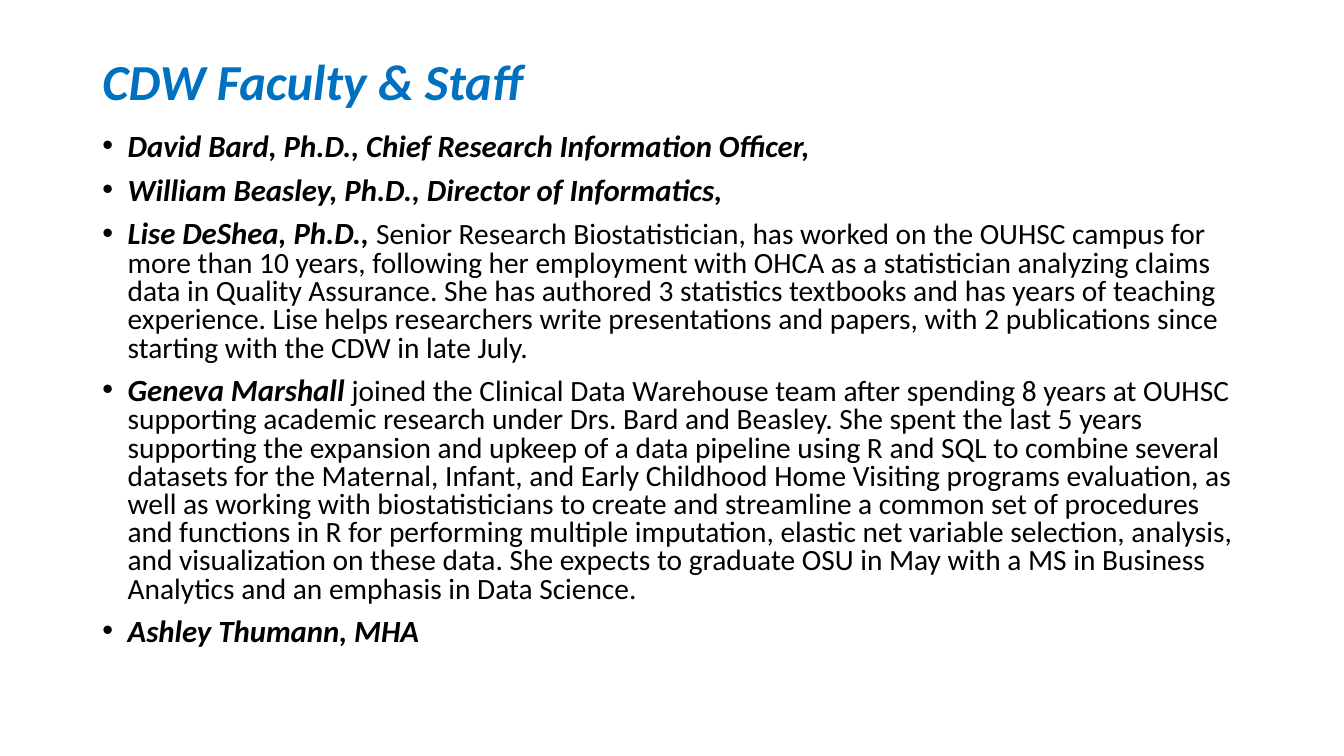
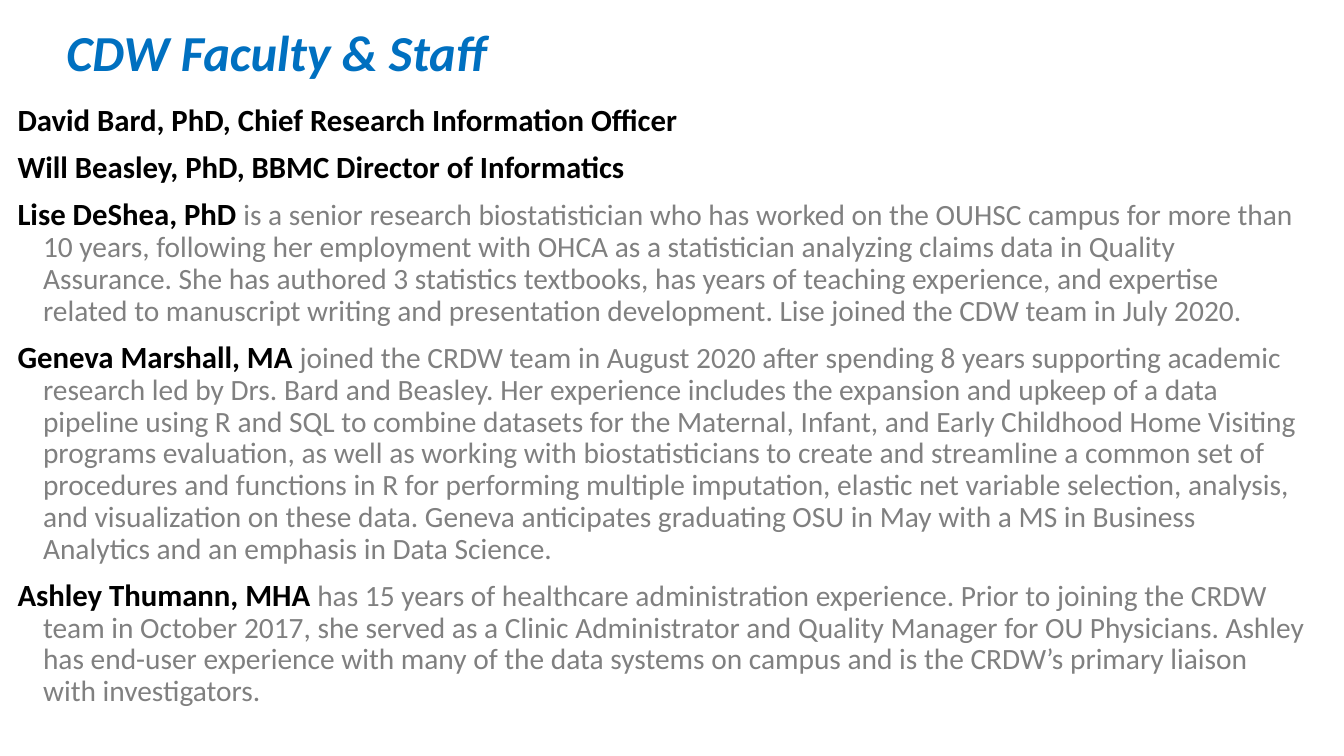
Before and after one commit to OuhscBbmc/prairie-outpost-public, a slide deck: slide 13 of publications/presentation-2020-12-ou-health/crdw-2020-12.pptx. Drawn at 1344x756 pixels with LibreOffice and Linux fonts; fonts in the diff are those of the drawing. Boxes give left, top, right and bottom in pixels: in the first picture for what was removed or moved away, otherwise in the second. Text is boxed around its words. In the diff, an @@ line names an element or a change of style, - is before the commit and + after.

Commit message:
reorganize slides
@DavidBard, start with the "isolated slides" pptx

ref https://github.com/OuhscBbmc/prairie-outpost/issues/488

```diff
--- a/publications/presentation-2020-12-ou-health/crdw-2020-12.pptx
+++ b/publications/presentation-2020-12-ou-health/crdw-2020-12.pptx
@@ title "CDW Faculty & Staff" moved from (x1=102, y1=64, x2=522, y2=108) to (x1=66, y1=35, x2=486, y2=79) @@
@@ text at (x1=18, y1=109, x2=1304, y2=706): text changed; text colour #000000 to #808080 @@
-• David Bard, Ph.D., Chief Research Information Officer,
-• William Beasley, Ph.D., Director of Informatics,
-• Lise DeShea, Ph.D., Senior Research Biostatistician, has worked on the OUHSC campus for more than 10 years, following her employment with OHCA as a statistician analyzing claims data in Quality Assurance. She has authored 3 statistics textbooks and has years of teaching experience. Lise helps researchers write presentations and papers, with 2 publications since starting with the CDW in late July.
-• Geneva Marshall joined the Clinical Data Warehouse team after spending 8 years at OUHSC supporting academic research under Drs. Bard and Beasley. She spent the last 5 years supporting the expansion and upkeep of a data pipeline using R and SQL to combine several datasets for the Maternal, Infant, and Early Childhood Home Visiting programs evaluation, as well as working with biostatisticians to create and streamline a common set of procedures and functions in R for performing multiple imputation, elastic net variable selection, analysis, and visualization on these data. She expects to graduate OSU in May with a MS in Business Analytics and an emphasis in Data Science.
-• Ashley Thumann, MHA
+David Bard, PhD, Chief Research Information Officer
+Will Beasley, PhD, BBMC Director of Informatics
+Lise DeShea, PhD is a senior research biostatistician who has worked on the OUHSC campus for more than 10 years, following her employment with OHCA as a statistician analyzing claims data in Quality Assurance. She has authored 3 statistics textbooks, has years of teaching experience, and expertise related to manuscript writing and presentation development. Lise joined the CDW team in July 2020.
+Geneva Marshall, MA joined the CRDW team in August 2020 after spending 8 years supporting academic research led by Drs. Bard and Beasley. Her experience includes the expansion and upkeep of a data pipeline using R and SQL to combine datasets for the Maternal, Infant, and Early Childhood Home Visiting programs evaluation, as well as working with biostatisticians to create and streamline a common set of procedures and functions in R for performing multiple imputation, elastic net variable selection, analysis, and visualization on these data. Geneva anticipates graduating OSU in May with a MS in Business Analytics and an emphasis in Data Science.
+Ashley Thumann, MHA has 15 years of healthcare administration experience. Prior to joining the CRDW team in October 2017, she served as a Clinic Administrator and Quality Manager for OU Physicians. Ashley has end-user experience with many of the data systems on campus and is the CRDW’s primary liaison with investigators.
```
Also in this commit, not shown: 10 other slides changed, 3 other files.
